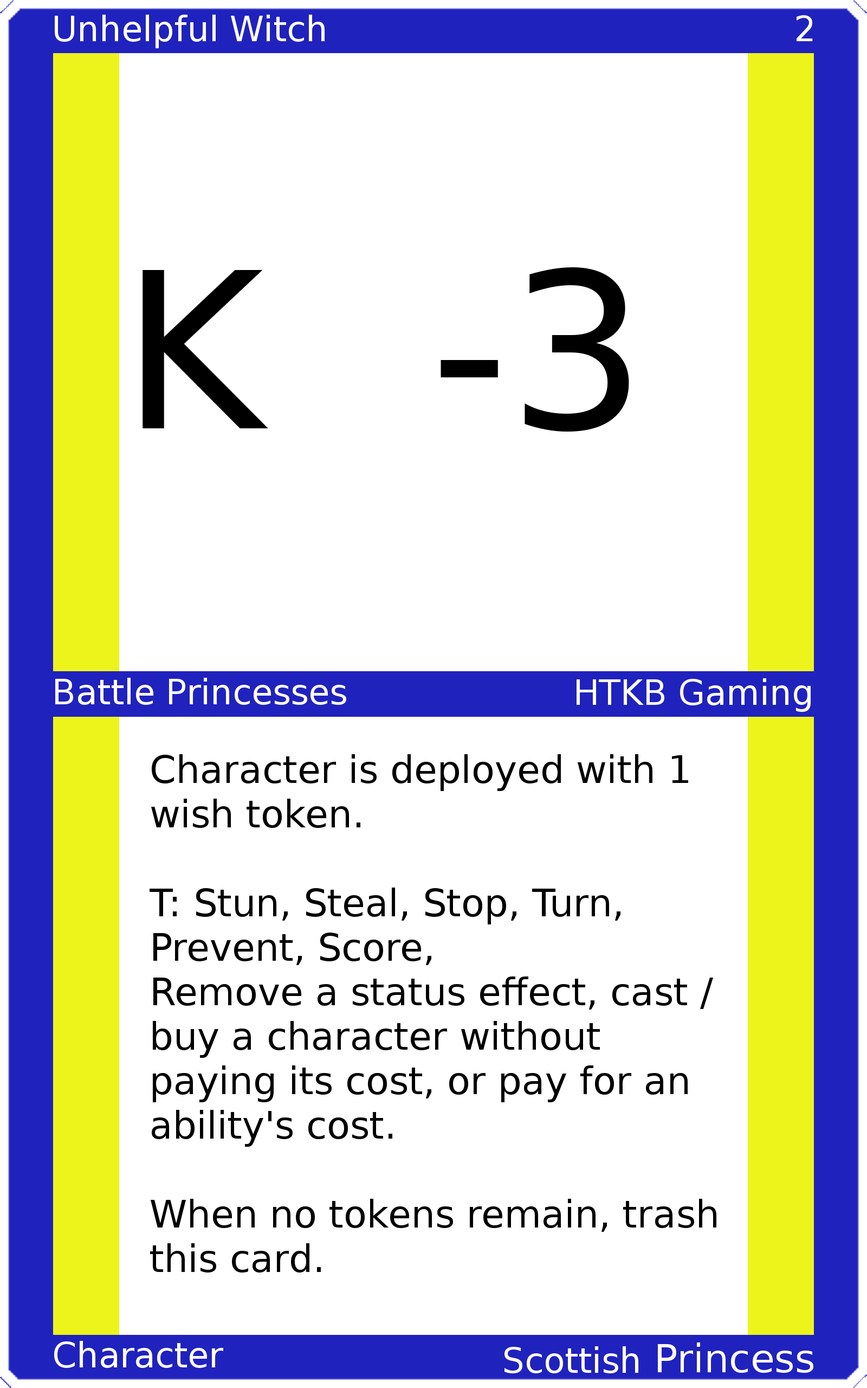
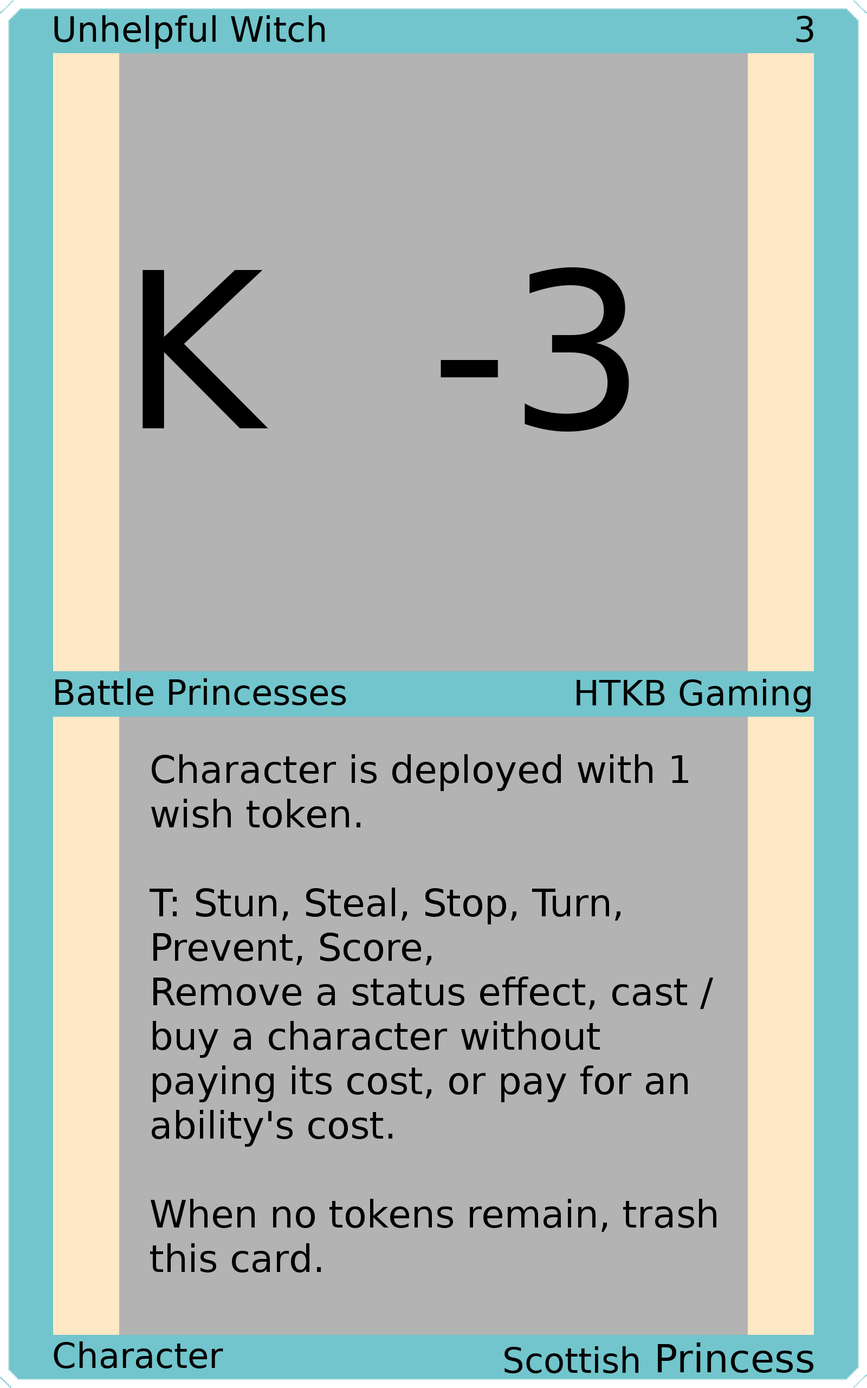
Revision of a layered w=867, h=1388 image; what changed, layer by layer:
painted on "Upper Left" over [54, 14, 326, 49]
painted on "Upper Right" over [796, 15, 814, 43]
painted on "Mid Left" over [55, 677, 347, 706]
painted on "Mid Right" over [576, 678, 811, 713]
painted on "Bottom Left" over [53, 1340, 224, 1369]
painted on "Bottom Right" over [504, 1342, 814, 1373]
painted on "Border" over [0, 0, 867, 1388]
painted on "Top Background" over [119, 52, 748, 673]
painted on "Bottom Background" over [119, 715, 748, 1336]
painted on "Background" over [35, 35, 832, 1352]
